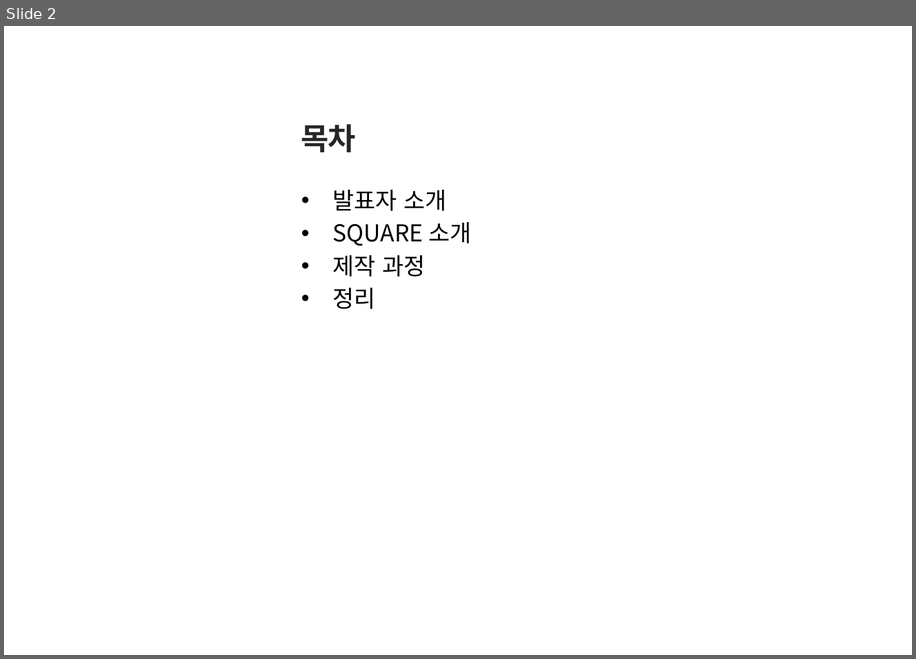
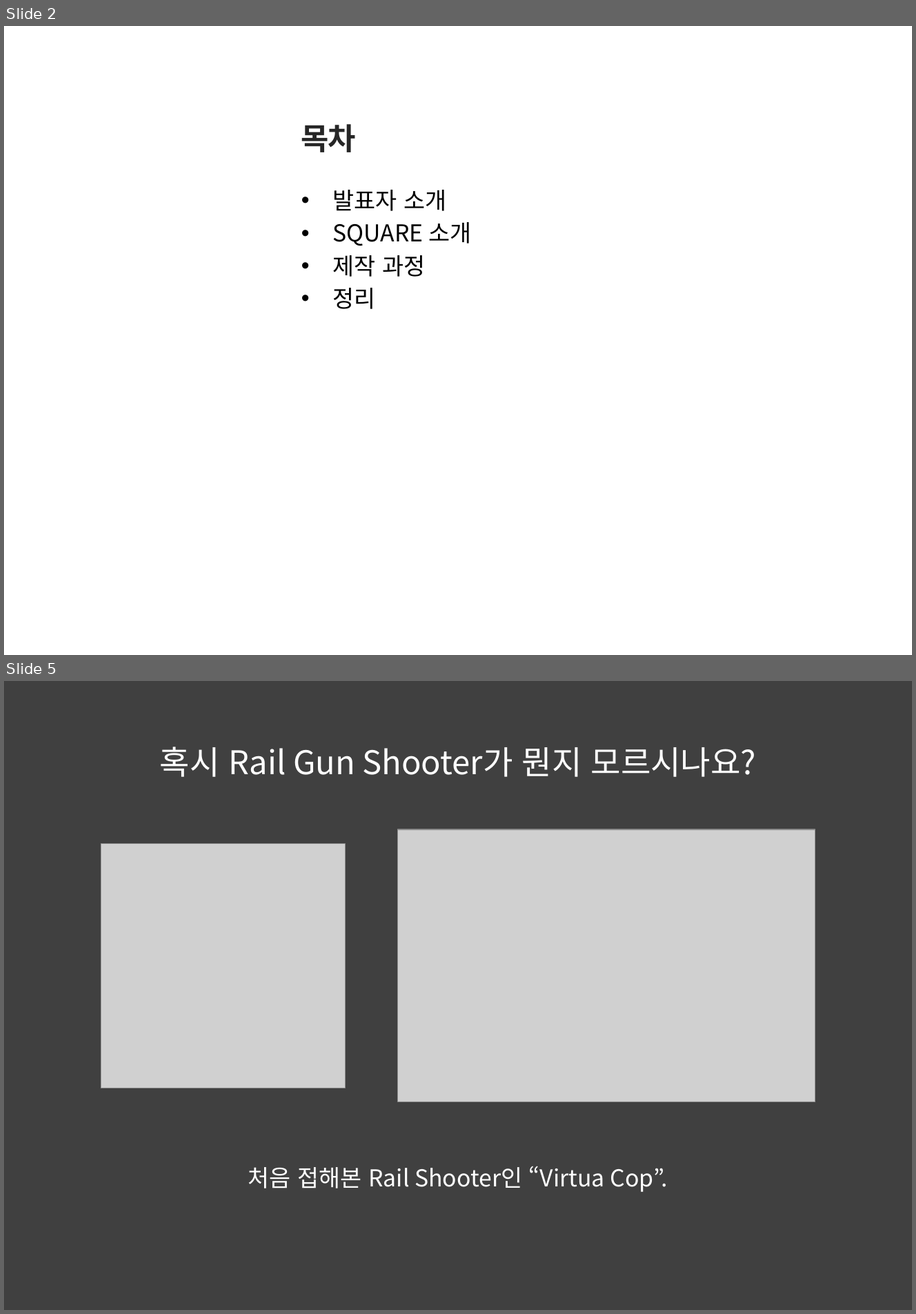
Before and after one commit to Hanghyeon/SQUARE, a slide deck: User_OtherFiles/포폴 발표 준비/2017_NCIA.pptx. Shown one above the other, each under a label of ours: slide 2 before the commit, slides 2 and 5 after it; the slides between them are not shown. The pictures are 916x659 and 916x1314 pixels, drawn with LibreOffice and Linux fonts; fonts in the diff are those of the drawing; grey boxes stand for pictures; background and template pictures are left out. Boxes give left, top, right and bottom in pixels: in the first picture for what was removed or moved away, otherwise in the second. Text is boxed around its words. In the diff, an @@ line names an element or a change of style, - is before the commit and + after.

```diff
--- a/User_OtherFiles/포폴 발표 준비/2017_NCIA.pptx
+++ b/User_OtherFiles/포폴 발표 준비/2017_NCIA.pptx
@@ slide 5 added at [4, 681, 912, 1310], background #404040 @@
@@ text added at [160, 747, 756, 777], 28 pt, text #FFFFFF @@
+혹시 Rail Gun Shooter가 뭔지 모르시나요?
@@ picture added at [101, 844, 346, 1087] @@
@@ picture added at [398, 829, 815, 1102] @@
@@ text added at [248, 1165, 668, 1192], 20 pt, text #FFFFFF @@
+처음 접해본 Rail Shooter인 “Virtua Cop”.
```
Also in this commit, not shown: 3 slides changed, 24 other slides added, 8 slides removed, 19 other files.
